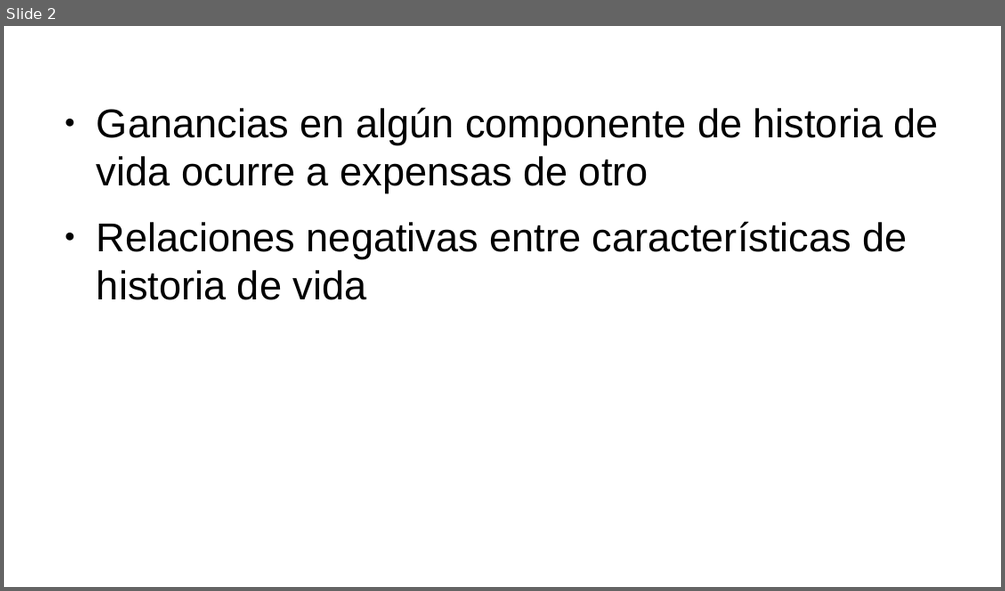
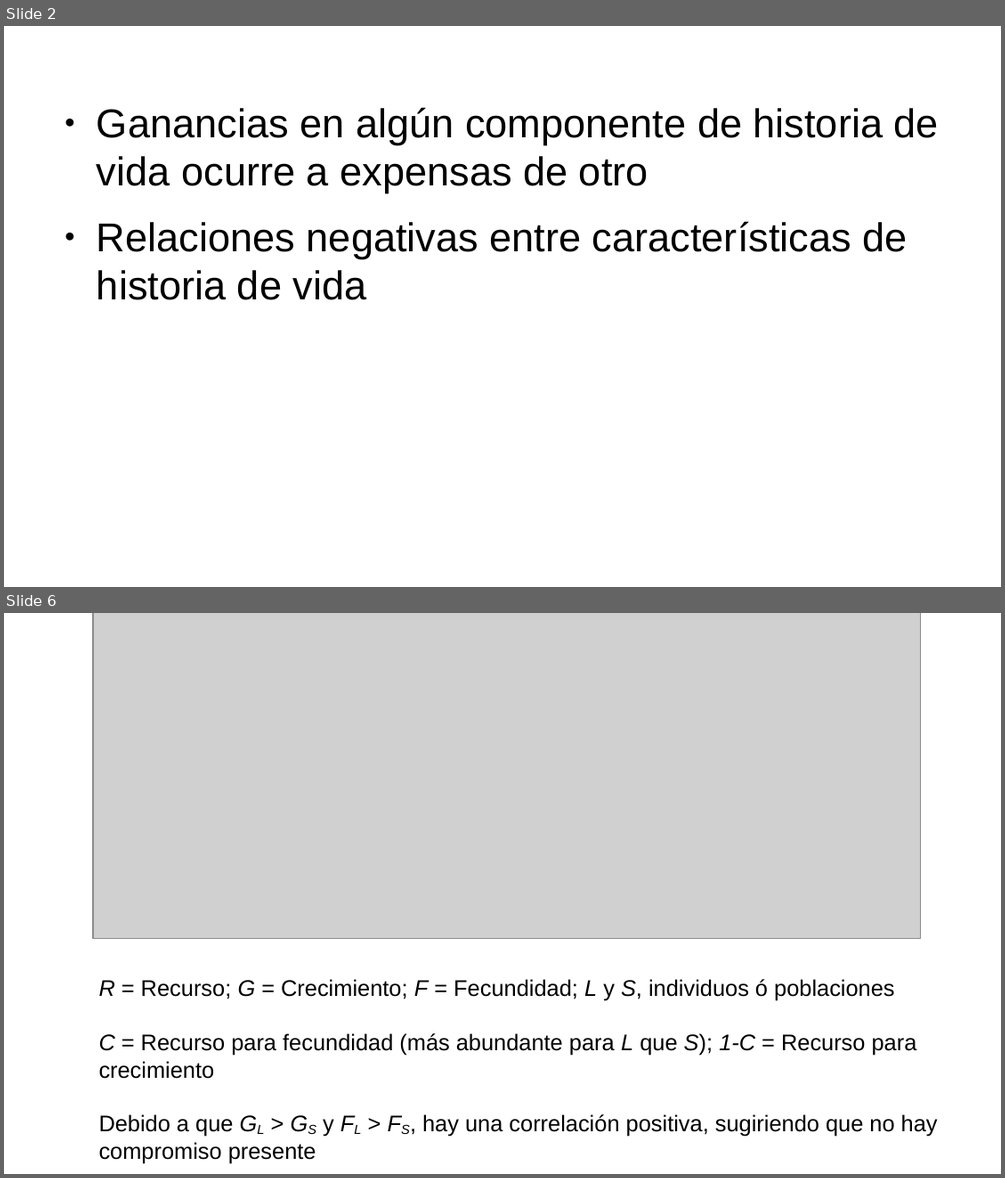
Before and after one commit to gerardommc/Ecologia-poblaciones, a slide deck: Unidad-3/Compromisos.odp. Shown one above the other, each under a label of ours: slide 2 before the commit, slides 2 and 6 after it; the slides between them are not shown. The pictures are 1005x591 and 1005x1178 pixels, drawn with LibreOffice and Linux fonts; fonts in the diff are those of the drawing; grey boxes stand for pictures. Boxes give left, top, right and bottom in pixels: in the first picture for what was removed or moved away, otherwise in the second. Text is boxed around its words. In the diff, an @@ line names an element or a change of style, - is before the commit and + after.

Commit message:
Compromisos terminado

```diff
--- a/Unidad-3/Compromisos.odp
+++ b/Unidad-3/Compromisos.odp
@@ slide 6 added at (x1=4, y1=613, x2=1001, y2=1174), background #FFFFFF @@
@@ picture added at (x1=93, y1=613, x2=921, y2=939) @@
@@ text added at (x1=99, y1=979, x2=938, y2=1163), 18 pt, text #000000 @@
+R = Recurso; G = Crecimiento; F = Fecundidad; L y S, individuos ó poblaciones
+C = Recurso para fecundidad (más abundante para L que S); 1-C = Recurso para crecimiento
+Debido a que GL > GS y FL > FS, hay una correlación positiva, sugiriendo que no hay compromiso presente
```
Also in this commit, not shown: 1 slide changed, 7 other slides added, 1 slide removed, 14 other files.
